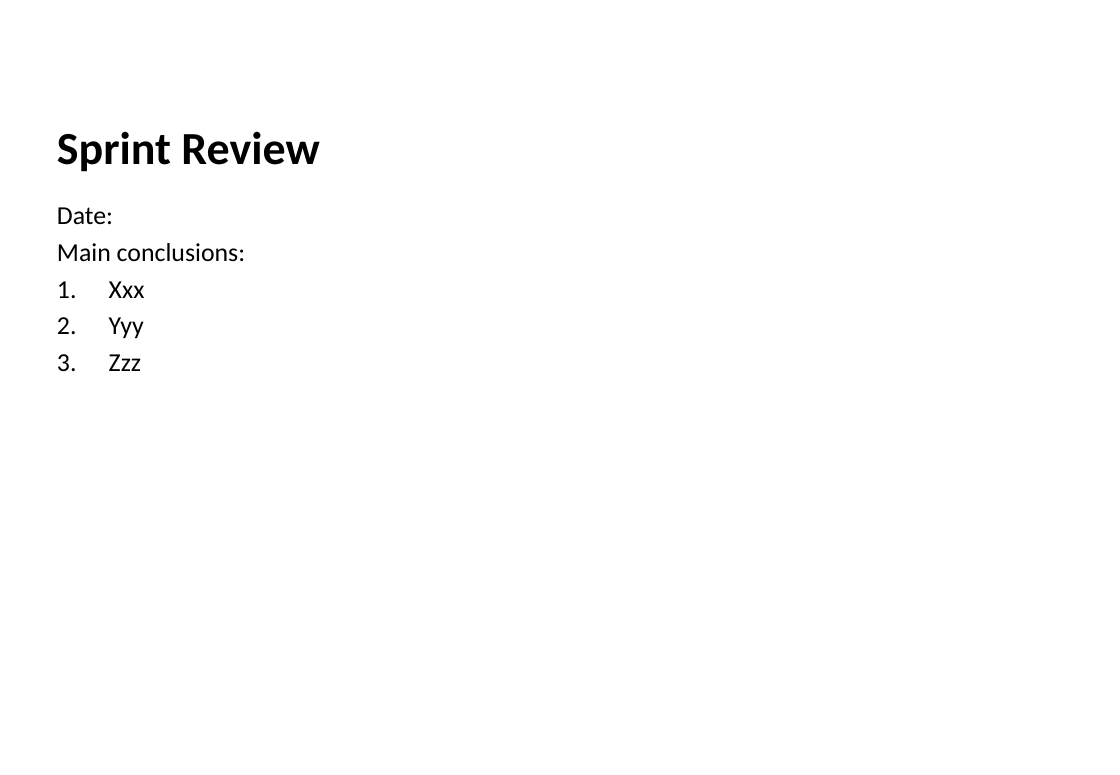
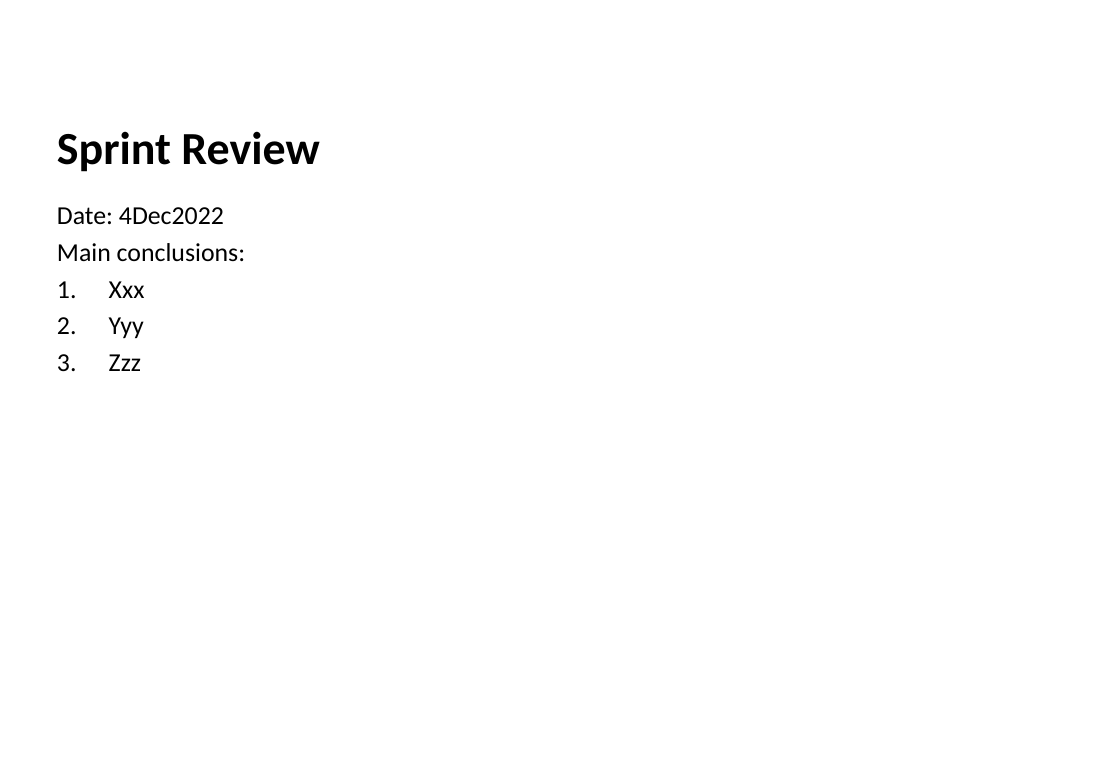
Before and after one commit to Diogosadias/LEI_PI_SEM3, a slide deck: slide 9 of docs/Sprint3/LAPR3 - Sprint 3 Status Report.pptx (slide 8 before the commit). Drawn at 1120x775 pixels with LibreOffice and Linux fonts; fonts in the diff are those of the drawing; background and template pictures are left out. Boxes give left, top, right and bottom in pixels: in the first picture for what was removed or moved away, otherwise in the second. Text is boxed around its words. In the diff, an @@ line names an element or a change of style, - is before the commit and + after.

```diff
--- a/docs/Sprint3/LAPR3 - Sprint 3 Status Report.pptx
+++ b/docs/Sprint3/LAPR3 - Sprint 3 Status Report.pptx
@@ text at box(57, 207, 224, 224): text changed @@
-Date:
+Date: 4Dec2022
```
Also in this commit, not shown: 6 other slides changed, 1 slide added.
